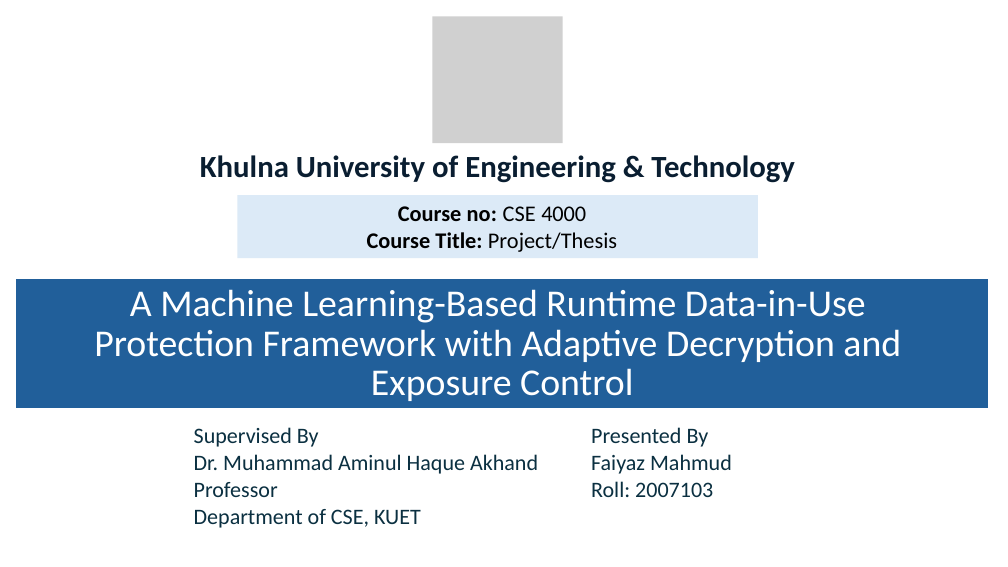
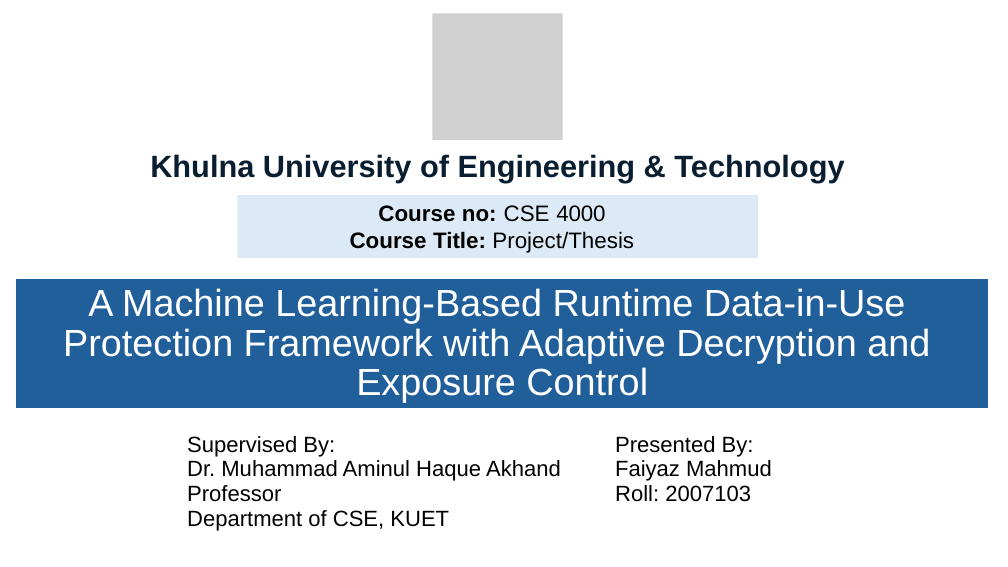
Before and after one commit to faiyaz103/adaptive-data-access-framework, a slide deck: slide 1 of report/main/2007103.pptx. Drawn at 1008x567 pixels with LibreOffice and Linux fonts; fonts in the diff are those of the drawing; grey boxes stand for pictures. Boxes give left, top, right and bottom in pixels: in the first picture for what was removed or moved away, otherwise in the second. Text is boxed around its words. In the diff, an @@ line names an element or a change of style, - is before the commit and + after.

```diff
--- a/report/main/2007103.pptx
+++ b/report/main/2007103.pptx
@@ picture at [433, 14, 563, 141]: outline redrawn @@
@@ font Calibri to Arial in 3 elements at [15, 278, 990, 410], [237, 195, 758, 258], [150, 154, 844, 183] @@
@@ text "Khulna University of Engineering & ...": place and size @@
-text "Khulna University of Engineering & ..." at [200, 155, 795, 183]
+text "Khulna University of Engineering & ..." at [150, 154, 844, 183]
@@ table at [182, 430, 1008, 557] @@
-row 1, column 1: Supervised By / Dr. Muhammad Aminul Haque Akhand Professor Department of CSE, KUET
+row 1, column 1: Supervised By: / Dr. Muhammad Aminul Haque Akhand Professor Department of CSE, KUET
-row 1, column 2: Presented By / Faiyaz Mahmud Roll: 2007103
+row 1, column 2: Presented By: / Faiyaz Mahmud Roll: 2007103
@@ table: place and size @@
-table at [189, 420, 985, 547]
+table at [182, 430, 1008, 557]
```
Also in this commit, not shown: 32 other slides changed, 1 slide added, 2 slides removed.
